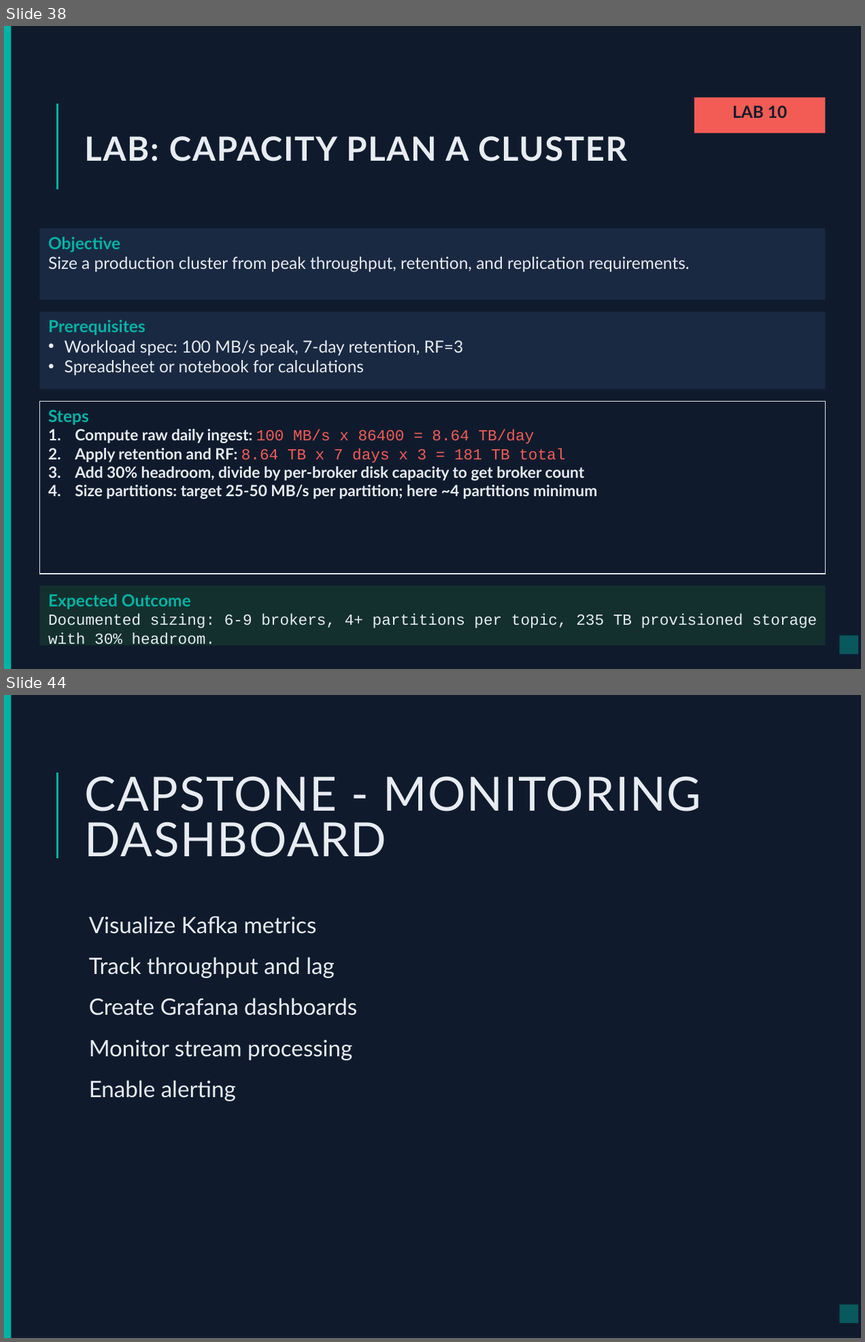
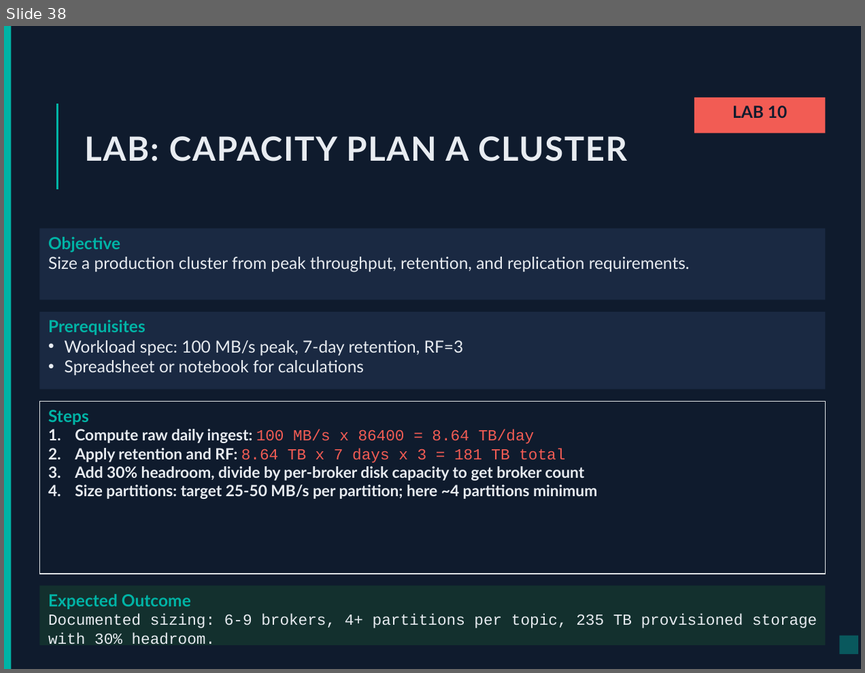
Before and after one commit to vikash-verma-profile/Kafka-May-2026-M, a slide deck: Day-10/Kafka_cap.pptx. Shown one above the other, each under a label of ours: slides 38 and 44 before the commit, slide 38 after it; the slides between them are not shown. The pictures are 865x1342 and 865x673 pixels, drawn with LibreOffice and Linux fonts; fonts in the diff are those of the drawing. Boxes give left, top, right and bottom in pixels: in the first picture for what was removed or moved away, otherwise in the second. Text is boxed around its words. In the diff, an @@ line names an element or a change of style, - is before the commit and + after.

```diff
--- a/Day-10/Kafka_cap.pptx
+++ b/Day-10/Kafka_cap.pptx
@@ slide 44 removed at (x1=4, y1=695, x2=861, y2=1338), background #0F1B2D; not listed: 3 template elements that a slide beside it also shows @@
@@ title removed at (x1=84, y1=776, x2=702, y2=857) @@
-CAPSTONE - MONITORING DASHBOARD
@@ text removed at (x1=89, y1=916, x2=357, y2=1101) @@
-  Visualize Kafka metrics
-  Track throughput and lag
-  Create Grafana dashboards
-  Monitor stream processing
-  Enable alerting
```
Also in this commit, not shown: 1 slide changed, 5 other slides removed, 22 other files.
